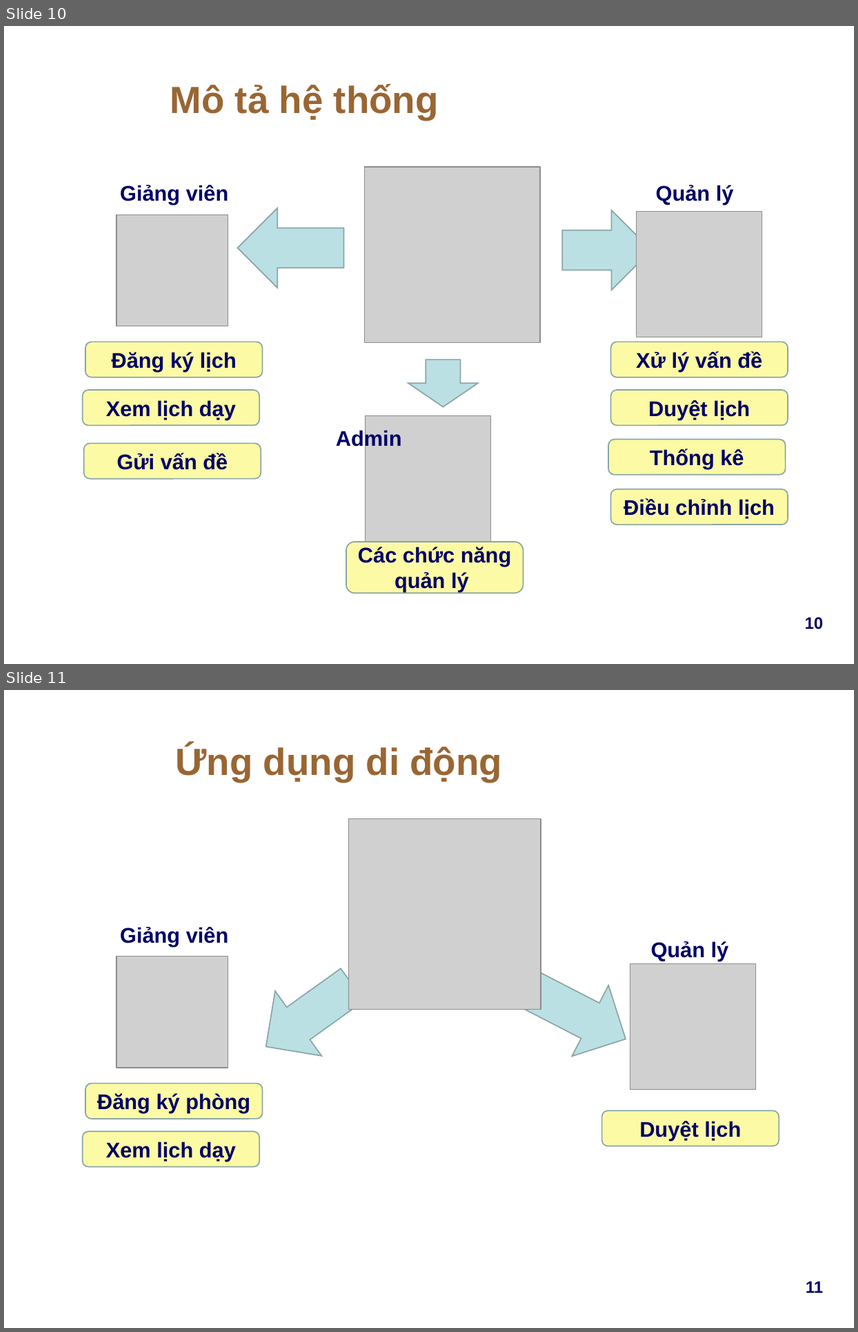
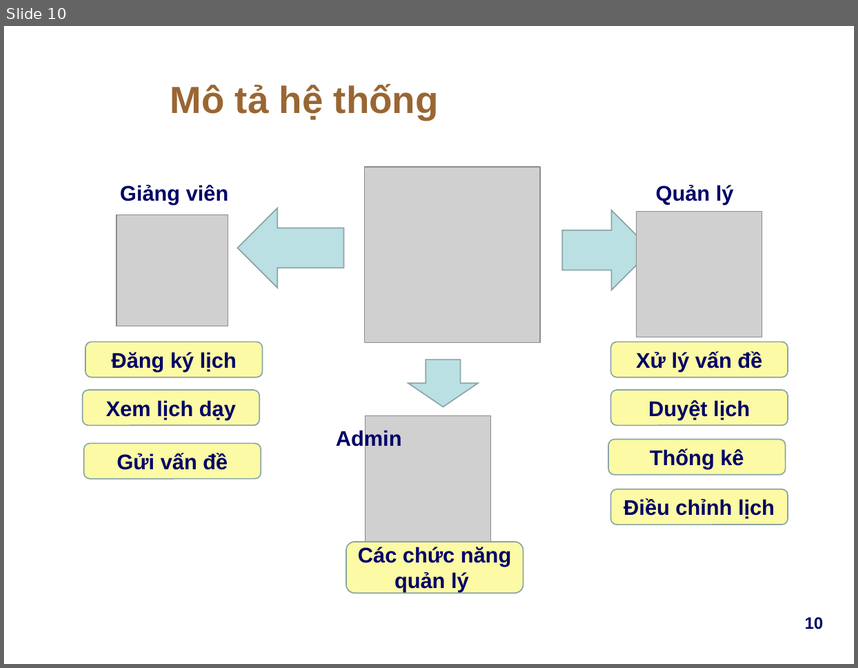
Before and after one commit to pnqphong95/lab-manager, a slide deck: docs/resources/Presentation.pptx. Shown one above the other, each under a label of ours: slides 10 and 11 before the commit, slide 10 after it. The pictures are 858x1332 and 858x668 pixels, drawn with LibreOffice and Linux fonts; fonts in the diff are those of the drawing; grey boxes stand for pictures; background and template pictures are left out. Boxes give left, top, right and bottom in pixels: in the first picture for what was removed or moved away, otherwise in the second. Text is boxed around its words. In the diff, an @@ line names an element or a change of style, - is before the commit and + after.

```diff
--- a/docs/resources/Presentation.pptx
+++ b/docs/resources/Presentation.pptx
@@ slide 11 removed at (4, 690, 854, 1328), background picture (left out) @@
@@ title removed at (175, 745, 503, 782) @@
-Ứng dụng di động
@@ picture removed at (349, 818, 542, 1009) @@
@@ text removed at (120, 927, 229, 946) @@
-Giảng viên
@@ picture removed at (116, 956, 228, 1067) @@
@@ left arrow removed at (243, 952, 376, 1079) @@
@@ right arrow removed at (508, 952, 644, 1074) @@
@@ text removed at (651, 941, 729, 960) @@
-Quản lý
@@ picture removed at (631, 964, 756, 1090) @@
@@ rounded rectangle removed at (85, 1083, 263, 1118) @@
-Đăng ký phòng
@@ rounded rectangle removed at (602, 1111, 778, 1147) @@
-Duyệt lịch
@@ rounded rectangle removed at (82, 1131, 259, 1167) @@
-Xem lịch dạy
@@ page number removed at (806, 1281, 823, 1292) @@
-11
```
Also in this commit, not shown: 14 slides changed, 1 slide added, 4 other slides removed.
